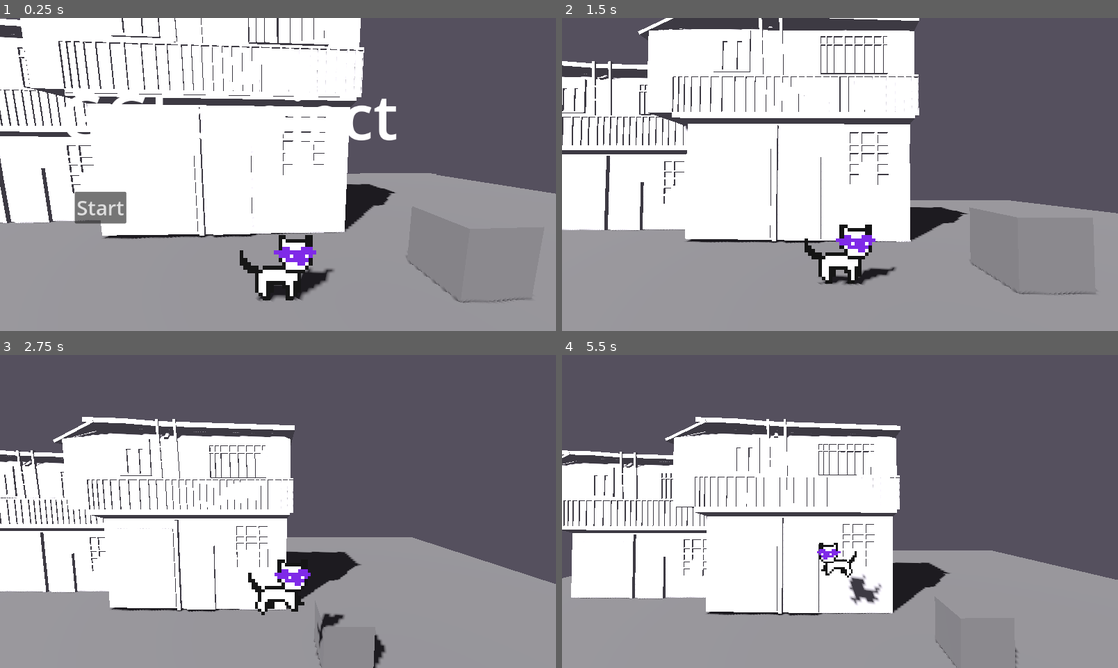
Above: before the commit, frames 1-4 (two rows, left to right).
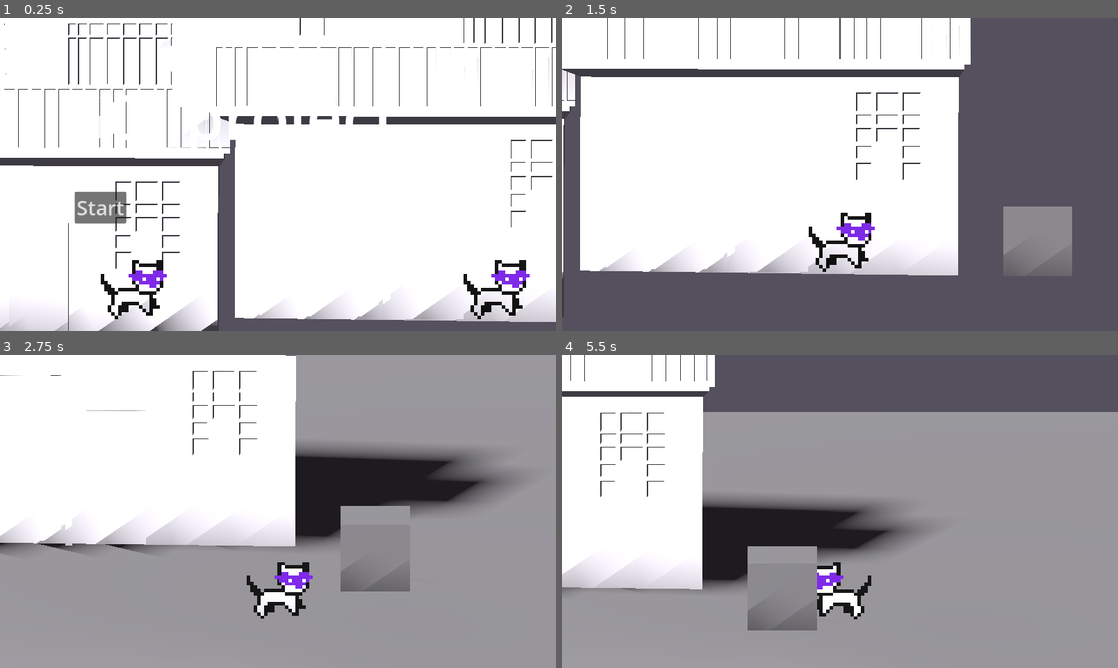
Above: after the commit, the same moments.

Repository: stamatinaspyratos-debug/ggj2025
Game: Godot game, scene res://scene/outside.tscn
Two runs of this game, one before a commit and one after it. Both use one fixed random seed, a clock stepped at 60 frames per second and the inputs below.
Inputs:
- Up to frame 1 (0.25 s): no input
- Up to frame 2 (1.5 s): click "Start" at 0.5 s; tap Enter (ui_accept) at 1.25 s; hold Right (ui_right) from 1.28 s (still down)
- Up to frame 3 (2.75 s): tap Enter (ui_accept) at 1.52, 2.27 s; release Right (ui_right) at 2.03 s; hold Down (ui_down) from 2.03 s (still down)
- Up to frame 4 (5.5 s): release Down (ui_down) at 2.78 s; hold Right (ui_right) 2.78-3.53 s; hold Up (ui_up) 3.53-4.28 s; tap Enter (ui_accept) at 3.77, 4.52, 5.27 s; hold Left (ui_left) from 4.28 s (still down)

The runs differ from the first frame. In frame 1, 62% of the frame differs, in the area x 0-100%, y 0-100%; in frame 2, 46%; in frame 3, 58%; in frame 4, 54%.

Commit message:
changed camera

Diff:
--- a/code/area.gd
+++ b/code/area.gd
@@ -3,7 +3,6 @@
 
 @export var player_scene: PackedScene
 @export var in_title: bool = false
-@export var camera_active = false
 
 func _ready() -> void:
 	Game.Area = self
@@ -12,32 +11,22 @@
 	if in_title:
 		$TitleScreen.show()
 	else:
+		if has_node("TitleScreen"): $TitleScreen.hide()
 		Game.Player.state = "Idle"
-		camera_active = true
+		Game.Camera.active = true
 
 func title_dismiss():
 	$TitleScreen.hide()
-	var t = create_tween()
+	var t = create_tween().set_ease(Tween.EASE_OUT).set_trans(Tween.TRANS_CUBIC)
 	t.tween_property(
 		Game.Camera, "position", Game.Player.position + Vector3(0, 1, 3), 1
 	)
 	await t.finished
 	Game.Player.state = "Idle"
-	camera_active = true
+	Game.Camera.active = true
 
 func add_player():
-	add_child(player_scene.instantiate())
+	var player = player_scene.instantiate()
+	add_child(player)
+	player.masked = true
 	Game.Camera.init()
-
-func _process(_delta: float) -> void:
-	if camera_active: camera_follow()
-
-func camera_follow():
-	var t = create_tween().set_parallel()
-	Game.Camera.position.x = Game.Player.position.x
-	if Game.hidden:
-		t.tween_property(Game.Camera, "rotation_degrees:y", -45, 0.2)
-		t.tween_property(Game.Camera, "position:z", 3, 0.2)
-	else:
-		t.tween_property(Game.Camera, "rotation_degrees:y", 0, 0.2)
-		t.tween_property(Game.Camera, "position:z", 4, 0.2)
--- a/code/camera.gd
+++ b/code/camera.gd
@@ -4,7 +4,7 @@
 @export var follow_smooth := 12.0
 
 # κοντά + side view
-@export var normal_offset := Vector3(0.0, 1.5, 2.2)
+@export var normal_offset := Vector3(0.0, 1.8, 2.4)
 # angle όταν hidden (από “άλλη” πλευρά: X αρνητικό)
 @export var hide_offset := Vector3(-1.2, 1.6, 2.0)
 
@@ -12,6 +12,7 @@
 
 var player: Node
 var target: Node3D
+var active: bool = false
 
 func init() -> void:
 	player = Game.Player
@@ -26,7 +27,7 @@
 	target = t
 
 func _process(delta: float) -> void:
-	if target == null:
+	if target == null or not active:
 		return
 
 	# Αν ο Player είναι hidden, παίρνουμε angle (ακόμα κι αν οδηγείς NPC)
--- a/code/hide_spot.gd
+++ b/code/hide_spot.gd
@@ -1,11 +1,10 @@
 extends Area3D
-
-
-
 
 func _on_body_entered(body: Node3D) -> void:
 	if body == Game.Player:
 		Game.hidden = true
+		Game.Player.position.z = position.z + 0.3
+		Game.Player.position.x += 0.3
 
 func _on_body_exited(body: Node3D) -> void:
 	if body == Game.Player:
--- a/code/player.gd
+++ b/code/player.gd
@@ -6,10 +6,15 @@
 @onready var sprite_mask: AnimatedSprite3D = $SpriteBase/SpriteMask
 @onready var sprite_base: AnimatedSprite3D = $SpriteBase
 var direction: Vector3
+var masked:= false
+var can_jump:= false
+var patrol:= false
 @export_enum("Idle", "Walk", "Stop") var state = "Stop"
+var path: Path2D
 
 func _ready() -> void:
 	Game.Player = self
+	if has_node("Path2D"): path = get_node("Path2D")
 
 func _physics_process(delta: float) -> void:
 	# Add the gravity.
@@ -20,9 +25,10 @@
 	var input_dir := Input.get_vector("ui_left", "ui_right", "ui_up", "ui_down")
 	direction = (transform.basis * Vector3(input_dir.x, 0, input_dir.y)).normalized()
 
-	if state != "Stop":
-		control_jump()
+	if state != "Stop" and masked:
 		control_walk()
+		if can_jump:
+			control_jump()
 
 	if direction.length() > 0 and state == "Idle": state = "Walk"
 	if direction.length() == 0 and state == "Walk": state = "Idle"
@@ -53,4 +59,8 @@
 			sprite_base.frame = 0
 
 func limit_position():
-	position.z = clamp(position.z, -1, 1)
+	position.z = clamp(position.z, -1, 3)
+
+func patrol_process():
+	if has_node("Path2D"):
+		pass
--- a/scene/hide_spot.tscn
+++ b/scene/hide_spot.tscn
@@ -3,12 +3,13 @@
 [ext_resource type="Script" uid="uid://bogfw7tiorcev" path="res://code/hide_spot.gd" id="1_m238d"]
 
 [sub_resource type="BoxShape3D" id="BoxShape3D_61kb7"]
+size = Vector3(2.019043, 1, 1)
 
 [node name="HideSpot" type="Area3D" unique_id=1746481073]
-transform = Transform3D(1, 0, 0, 0, 1, 0, 0, 0, 1, 0.5288818, 0.5208044, 0.6210271)
 script = ExtResource("1_m238d")
 
 [node name="CollisionShape3D" type="CollisionShape3D" parent="." unique_id=1332018941]
+transform = Transform3D(-4.371139e-08, 0, -1, 0, 1, 0, 1, 0, -4.371139e-08, 0.50283146, 0.5164859, 0.99727774)
 shape = SubResource("BoxShape3D_61kb7")
 
 [connection signal="body_entered" from="." to="." method="_on_body_entered"]
--- a/scene/outside.tscn
+++ b/scene/outside.tscn
@@ -23,6 +23,14 @@
 
 [sub_resource type="Shortcut" id="Shortcut_w3jsn"]
 events = [SubResource("InputEventAction_gs8dr")]
+
+[sub_resource type="Curve3D" id="Curve3D_w3jsn"]
+closed = true
+_data = {
+"points": PackedVector3Array(0, 0, 0, 0, 0, 0, 0.053306103, -0.24640405, -0.19535351, 0, 0, 0, 0, 0, 0, 1.9731333, -0.013759255, -0.085861444, 0, 0, 0, 0, 0, 0, 2.7055867, -0.4601859, 0.25430202, 0, 0, 0, 0, 0, 0, -1.816719, -0.47970682, -0.12335658, 0, 0, 0, 0, 0, 0, -0.881865, -0.3658706, -1.7204123),
+"tilts": PackedFloat32Array(0, 0, 0, 0, 0)
+}
+point_count = 5
 
 [node name="Outside" type="Node3D" unique_id=33148205]
 script = ExtResource("1_bspfs")
@@ -65,16 +73,27 @@
 transform = Transform3D(-4.371139e-08, 0, -1, 0, 1, 0, 1, 0, -4.371139e-08, 0.07595432, 3.6261253, -3.0137315)
 
 [node name="Backgrund_house1" parent="Backgrund_house1" unique_id=26096428 instance=ExtResource("3_arvm7")]
-transform = Transform3D(0.9999639, 0, -0.008499601, 0, 1, 0, 0.008499601, 0, 0.9999639, -1.2015328, -0.59636116, 5.475169)
+transform = Transform3D(0.9999639, 0, -0.008499601, 0, 1, 0, 0.008499601, 0, 0.9999639, -1.2015324, -0.59636116, 5.679114)
 
 [node name="CSGBox3D" type="CSGBox3D" parent="." unique_id=1055741867]
-transform = Transform3D(1, 0, 0, 0, 1, 0, 0, 0, 1, 2.8454466, -0.1362623, -0.2584753)
+transform = Transform3D(1, 0, 0, 0, 1, 0, 0, 0, 1, 2.8454466, -0.1362623, -0.072695255)
+use_collision = true
 
 [node name="HideSpot" parent="CSGBox3D" unique_id=1746481073 instance=ExtResource("4_gs8dr")]
-transform = Transform3D(1, 0, 0, 0, 1, 0, 0, 0, 1, -0.5153115, -0.512832, -0.46858168)
+transform = Transform3D(1, 0, 0, 0, 1, 0, 0, 0, 1, -0.9736831, -0.512832, -0.49329948)
+collision_priority = 1.025
 
 [node name="Camera" type="Camera3D" parent="." unique_id=1364433887]
 transform = Transform3D(1, 0, 0, 0, 1, 0, 0, 0, 1, -3.1247473, 1.5034323, 7.8440447)
+projection = 1
+current = true
+size = 4.5
 script = ExtResource("5_w3jsn")
 
+[node name="Entity" parent="." unique_id=1737357155 instance=ExtResource("2_arvm7")]
+transform = Transform3D(1, 0, 0, 0, 1, 0, 0, 0, 1, -5.2263927, -0.030855298, -0.29460573)
+
+[node name="Path3D" type="Path3D" parent="Entity" unique_id=253810792]
+curve = SubResource("Curve3D_w3jsn")
+
 [connection signal="pressed" from="TitleScreen/Button" to="." method="title_dismiss"]
--- a/scene/player.tscn
+++ b/scene/player.tscn
@@ -50,32 +50,32 @@
 }]
 
 [sub_resource type="BoxShape3D" id="BoxShape3D_fvtld"]
-size = Vector3(0.7078247, 0.77371216, 0.5701904)
+size = Vector3(0.7328186, 0.77371216, 0.1875534)
 
-[node name="Player" type="CharacterBody3D" unique_id=1737357155]
+[node name="Entity" type="CharacterBody3D" unique_id=1737357155]
 script = ExtResource("1_fvtld")
 
 [node name="SpriteBase" type="AnimatedSprite3D" parent="." unique_id=286295862]
 pixel_size = 0.05
-billboard = 1
+billboard = 2
 shaded = true
 alpha_cut = 1
 texture_filter = 0
 sprite_frames = SubResource("SpriteFrames_2fvbb")
 animation = &"1"
+frame = 1
+frame_progress = 0.40026954
 
 [node name="SpriteMask" type="AnimatedSprite3D" parent="SpriteBase" unique_id=1901796756]
 transform = Transform3D(1, 0, 0, 0, 1, 0, 0, 0, 1, 0, 0, 0.001)
 pixel_size = 0.05
-billboard = 1
+billboard = 2
 texture_filter = 0
 sprite_frames = SubResource("SpriteFrames_34jf3")
 animation = &"1"
-frame = 1
-frame_progress = 0.5360786
 script = ExtResource("4_ct4mp")
 synced_properties = Array[String](["flip_h", "animation", "frame"])
 
 [node name="CollisionShape3D" type="CollisionShape3D" parent="." unique_id=2024580783]
-transform = Transform3D(1, 0, 0, 0, 1, 0, 0, 0, 1, 0.051727295, -0.06452, -0.023864746)
+transform = Transform3D(1, 0, 0, 0, 1, 0, 0, 0, 1, 0.039230347, -0.06452, -0.029369354)
 shape = SubResource("BoxShape3D_fvtld")
Binary file added: assets/BOXwTexture1.glb
Not shown, added: assets/BOXwTexture1.glb.import
Binary file added: assets/BOXwTexture1_pixel_art_large-3.png
Not shown, added: assets/BOXwTexture1_pixel_art_large-3.png.import
